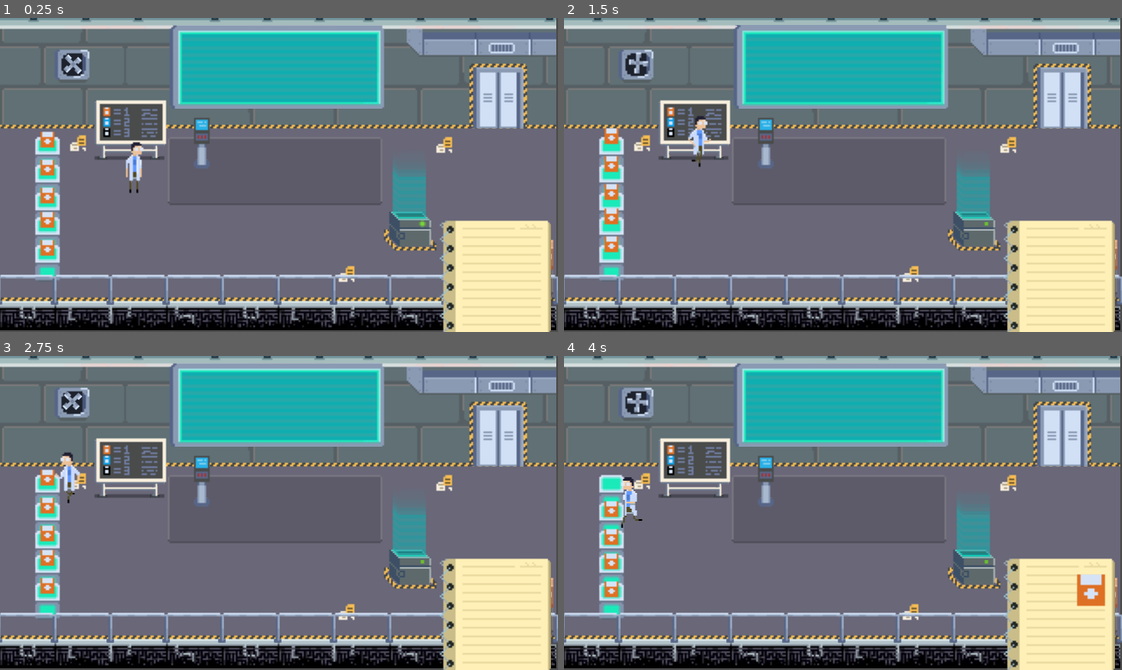
Above: before the commit, frames 1-4 (two rows, left to right).
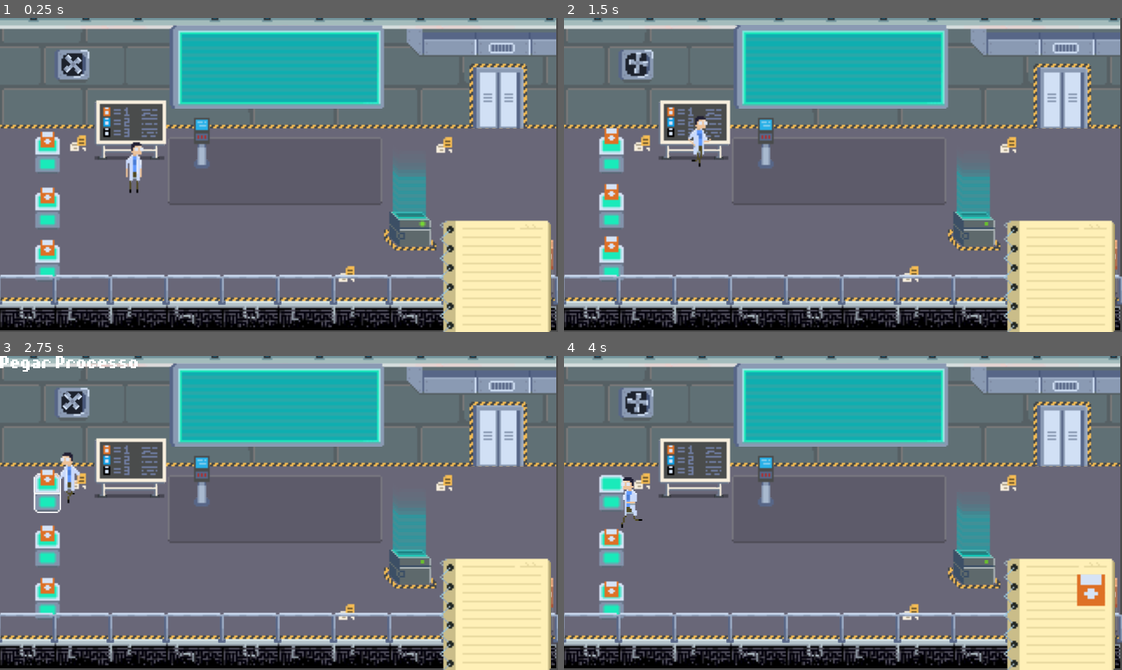
Above: after the commit, the same moments.

Repository: RohrGM/CPU-Quest
Game: Godot game, scene res://scene/Game.tscn
Same seed, same stepped clock (60 frames per second), same inputs: the game is played once before the commit and once after it.
Inputs:
- Up to frame 1 (0.25 s): no input
- Up to frame 2 (1.5 s): hold Space (interact) 0.53-1.28 s; hold W (move_up) from 0.53 s (still down); tap Space (interact) at 1.35 s
- Up to frame 3 (2.75 s): release W (move_up) at 2.03 s; hold A (move_left) from 2.03 s (still down); hold Space (interact) from 2.03 s (still down)
- Up to frame 4 (4 s): release Space (interact) at 2.78 s; tap Space (interact) at 2.85 s; release A (move_left) at 3.53 s; hold S (move_down) from 3.53 s (still down); hold Space (interact) from 3.53 s (still down)

The runs differ from the first frame. In frame 1, 0.8% of the frame differs, in the area x 6-11%, y 45-74%; in frame 2, 0.8%; in frame 3, 1.3%, in the area x 0-25%, y 0-74%; in frame 4, 0.8%.

Commit message:
drop card

Diff:
--- /dev/null
+++ b/assets/font/Dynamicfont.tres
@@ -0,0 +1,7 @@
+[gd_resource type="DynamicFont" load_steps=2 format=2]
+
+[ext_resource path="res://assets/font/Default.ttf" type="DynamicFontData" id=1]
+
+[resource]
+size = 9
+font_data = ExtResource( 1 )
--- a/packgescene/Player.tscn
+++ b/packgescene/Player.tscn
@@ -7,6 +7,8 @@
 [ext_resource path="res://script/AnimationPlayer.gd" type="Script" id=5]
 [ext_resource path="res://assets/img/gameDeniro.png" type="Texture" id=6]
 [ext_resource path="res://script/GUI.gd" type="Script" id=7]
+[ext_resource path="res://assets/img/card_2.png" type="Texture" id=8]
+[ext_resource path="res://assets/font/Dynamicfont.tres" type="DynamicFont" id=9]
 
 [sub_resource type="CircleShape2D" id=1]
 radius = 3.0
@@ -20,10 +22,10 @@
 [sub_resource type="ShaderMaterial" id=21]
 shader = ExtResource( 1 )
 
-[sub_resource type="AtlasTexture" id=19]
+[sub_resource type="AtlasTexture" id=32]
 flags = 4
-atlas = ExtResource( 6 )
-region = Rect2( 240, 32, 2, 2 )
+atlas = ExtResource( 8 )
+region = Rect2( 4, 7, 2, 2 )
 
 [sub_resource type="Animation" id=7]
 resource_name = "Idle"
@@ -117,6 +119,20 @@
 "values": [ {
 "args": [ true ],
 "method": "set_free_anim"
+} ]
+}
+tracks/5/type = "method"
+tracks/5/path = NodePath(".")
+tracks/5/interp = 1
+tracks/5/loop_wrap = true
+tracks/5/imported = false
+tracks/5/enabled = true
+tracks/5/keys = {
+"times": PoolRealArray( 0.8 ),
+"transitions": PoolRealArray( 1 ),
+"values": [ {
+"args": [  ],
+"method": "_end_send_card"
 } ]
 }
 
@@ -219,11 +235,11 @@
 [sub_resource type="AnimationNodeAnimation" id=13]
 animation = "Idle"
 
+[sub_resource type="AnimationNodeAnimation" id=14]
+animation = "Run"
+
 [sub_resource type="AnimationNodeAnimation" id=23]
 animation = "Push"
-
-[sub_resource type="AnimationNodeAnimation" id=14]
-animation = "Run"
 
 [sub_resource type="AnimationNodeAnimation" id=24]
 animation = "Take"
@@ -247,13 +263,13 @@
 [sub_resource type="AnimationNodeStateMachine" id=11]
 states/Idle/node = SubResource( 13 )
 states/Idle/position = Vector2( 230, 211 )
-states/Push/node = SubResource( 23 )
-states/Push/position = Vector2( 398, 211 )
 states/Run/node = SubResource( 14 )
 states/Run/position = Vector2( 230, 94 )
+states/Send/node = SubResource( 23 )
+states/Send/position = Vector2( 398, 211 )
 states/Take/node = SubResource( 24 )
 states/Take/position = Vector2( 51, 211 )
-transitions = [ "Idle", "Run", SubResource( 15 ), "Run", "Idle", SubResource( 16 ), "Idle", "Push", SubResource( 25 ), "Push", "Idle", SubResource( 26 ), "Take", "Idle", SubResource( 27 ), "Idle", "Take", SubResource( 28 ) ]
+transitions = [ "Idle", "Run", SubResource( 15 ), "Run", "Idle", SubResource( 16 ), "Idle", "Send", SubResource( 25 ), "Send", "Idle", SubResource( 26 ), "Take", "Idle", SubResource( 27 ), "Idle", "Take", SubResource( 28 ) ]
 start_node = "Idle"
 end_node = "Idle"
 
@@ -287,7 +303,7 @@
 texture = ExtResource( 3 )
 hframes = 4
 vframes = 14
-frame = 1
+frame = 2
 
 [node name="Shadow" type="Sprite" parent="Animation/Sprite"]
 visible = false
@@ -297,10 +313,9 @@
 texture = SubResource( 17 )
 
 [node name="Card" type="Sprite" parent="Animation/Sprite"]
-self_modulate = Color( 0.152941, 0.933333, 0.0156863, 1 )
 material = SubResource( 21 )
 position = Vector2( 7, 1 )
-texture = SubResource( 19 )
+texture = SubResource( 32 )
 
 [node name="AnimationPlayer" type="AnimationPlayer" parent="Animation"]
 root_node = NodePath("../..")
@@ -344,3 +359,8 @@
 margin_right = -18.0
 margin_bottom = -45.0
 rect_scale = Vector2( 2, 2 )
+
+[node name="Message" type="Label" parent="GUI/Control"]
+margin_right = 40.0
+margin_bottom = 14.0
+custom_fonts/font = ExtResource( 9 )
--- a/packgescene/Pod.tscn
+++ b/packgescene/Pod.tscn
@@ -20,7 +20,7 @@
 extents = Vector2( 8, 4.5 )
 
 [sub_resource type="RectangleShape2D" id=9]
-extents = Vector2( 10, 6 )
+extents = Vector2( 6, 3.5 )
 
 [sub_resource type="Animation" id=1]
 length = 0.001
@@ -85,7 +85,7 @@
 collision_mask = 2
 
 [node name="CollisionShape2D" type="CollisionShape2D" parent="Area2D"]
-position = Vector2( 0, -8 )
+position = Vector2( 8, -7.5 )
 shape = SubResource( 9 )
 
 [node name="AnimationPlayer" type="AnimationPlayer" parent="."]
--- a/project.godot
+++ b/project.godot
@@ -14,16 +14,6 @@
 "language": "GDScript",
 "path": "res://script/model/CardModel.gd"
 }, {
-"base": "StaticBody2D",
-"class": "IInteractable",
-"language": "GDScript",
-"path": "res://script/Interface/IInteractable.gd"
-}, {
-"base": "KinematicBody2D",
-"class": "IPlayer",
-"language": "GDScript",
-"path": "res://script/Interface/IPlayer.gd"
-}, {
 "base": "Node",
 "class": "PodModel",
 "language": "GDScript",
@@ -31,8 +21,6 @@
 } ]
 _global_script_class_icons={
 "CardModel": "",
-"IInteractable": "",
-"IPlayer": "",
 "PodModel": ""
 }
 
@@ -46,6 +34,7 @@
 
 window/size/width=320
 window/size/height=180
+window/size/fullscreen=true
 window/size/test_width=1280
 window/size/test_height=720
 window/stretch/mode="2d"
--- a/scene/Game.tscn
+++ b/scene/Game.tscn
@@ -47,14 +47,8 @@
 
 [node name="Objects" type="YSort" parent="."]
 
-[node name="Pod" parent="Objects" instance=ExtResource( 2 )]
-position = Vector2( 28, 96 )
-
 [node name="Pod2" parent="Objects" instance=ExtResource( 2 )]
 position = Vector2( 28, 112 )
-
-[node name="Pod3" parent="Objects" instance=ExtResource( 2 )]
-position = Vector2( 28, 126 )
 
 [node name="Pod4" parent="Objects" instance=ExtResource( 2 )]
 position = Vector2( 28, 142 )
--- a/script/GUI.gd
+++ b/script/GUI.gd
@@ -1,4 +1,8 @@
 extends CanvasLayer
 
 func set_card(card: CardModel) -> void:
-	$Control/Card.texture = load(card.get_path_img())
+	$Control/Card.texture = null if card == null else load(card.get_path_img())
+
+func set_message(message: String) -> void:
+	print('message: ', message)
+	$Control/Message.text = message
--- a/script/Interface/IInteractable.gd
+++ /dev/null
@@ -1,6 +0,0 @@
-extends StaticBody2D
-
-class_name IInteractable
-
-func interaction(player: IPlayer) -> void:
-	pass
--- a/script/Interface/IPlayer.gd
+++ /dev/null
@@ -1,6 +0,0 @@
-extends KinematicBody2D
-
-class_name IPlayer
-
-func take_card(card: CardModel) -> void:
-	pass
--- a/script/Player.gd
+++ b/script/Player.gd
@@ -1,35 +1,60 @@
-extends IPlayer
+extends KinematicBody2D
 
 var _card: CardModel
-var _interactable: IInteractable
+var _interactable: StaticBody2D
 var _anim: Node2D
+var _gui: CanvasLayer
+var _card_sprite: Sprite
 
-func _ready():
-	_anim = $Animation
+####### PUBLIC ###########################################################
+func set_interactable(interactable: StaticBody2D) -> void:
+	_interactable = interactable
+	_gui.set_message(_interactable.get_interaction_message())
 
-func _physics_process(_delta: float) -> void:
-	var input_vector : Vector2 = $MovimentPlayer.move(_delta, _anim.is_free())
-
-	_anim.update_anim_tree(input_vector)
-
-func _unhandled_input(event):
-	if event.is_action_pressed("interact"):
-		if(_interactable != null):
-			_interactable.interaction(self)
-
-func set_interactable(interactable: IInteractable) -> void:
-	_interactable = interactable
-
-func remove_interactable(interactable: IInteractable) -> void:
+func remove_interactable(interactable: StaticBody2D) -> void:
+	_gui.set_message('')
 	if _interactable == interactable:
 		_interactable = null
 
 func take_card(card: CardModel) -> void:
-	_card = card
 	_anim.change_anim("Take", false)
-	$GUI.set_card(_card)
+	_gui.set_message(_interactable.get_interaction_message())
+	_set_card(card)
+
+func send_card() -> void:
+	_start_send_card()
 
 func has_card() -> bool:
 	if _card == null:
 		return false
 	return true
+
+####### PRIVATE ##########################################################
+func _ready():
+	_anim = $Animation
+	_gui = $GUI
+	_card_sprite = $Animation/Sprite/Card
+
+func _physics_process(_delta: float) -> void:
+	var input_vector : Vector2 = $MovimentPlayer.move(_delta, _anim.is_free())
+	_anim.update_anim_tree(input_vector)
+
+func _unhandled_input(event):
+	if event.is_action_pressed("interact"):
+		if(_interactable != null and _anim.is_free()):
+			_interactable.interaction(self)
+
+func _set_card(card: CardModel) -> void:
+	_card = card
+	_gui.set_card(_card)
+	_card_sprite.texture.atlas = null if card == null else load(_card.get_path_img())
+
+func _start_send_card() -> void:
+	_anim.change_anim("Send", false)
+
+func _end_send_card() -> void:
+	_interactable.take_card(_card)
+	_gui.set_message(_interactable.get_interaction_message())
+	_set_card(null)
+
+####### SIGNALS ##########################################################
--- a/script/packege/PodScene.gd
+++ b/script/packege/PodScene.gd
@@ -1,24 +1,54 @@
-extends IInteractable
+extends StaticBody2D
 
-var pod: PodModel
-var card: CardModel
+var _card: CardModel
+var _message: String
 
+####### PUBLIC ###########################################################
+func interaction(player: KinematicBody2D) -> void:
+	if _has_card():
+		_send_card(player)
+		return
+	player.send_card()
+
+func take_card(card: CardModel) -> void:
+	_card = card
+	$Card.visible = true
+	$Card.set_sprite(card.get_path_img())
+	_message = "Pegar Processo"
+
+func get_interaction_message() -> String:
+	return _message
+
+####### PRIVATE ##########################################################
 func _ready():
-	pod = PodModel.new()
-	card = CardModel.new(5, 1)
+	_card = CardModel.new(5, 1)
+	$Card.set_sprite(_card.get_path_img())
+	_message = ''
 
-	$Card.set_sprite(card.get_path_img())
+func _send_card(player: KinematicBody2D) -> void:
+	$Card.visible = false
+	_message = "Largar Processo"
+	player.take_card(_card)
+	_card = null
 
-func interaction(player: IPlayer) -> void:
-	player.take_card(card)
-	$Card.visible = false
+func _has_card() -> bool:
+	if _card == null:
+		return false
+	return true
 
-func _on_Area2D_body_entered(_body):
-	if _body.is_in_group("Player") and not _body.has_card():
+####### SIGNALS ##########################################################
+func _on_Area2D_body_entered(_body) -> void:
+	if _body.is_in_group("Player"):
+		if _body.has_card() and _has_card():
+			print("aqui")
+			_message = ''
+			return
+
+		_message = "Largar Processo" if _body.has_card() and not _has_card() else "Pegar Processo"
 		$Selected.visible = true
 		_body.set_interactable(self)
 
-func _on_Area2D_body_exited(_body):
+func _on_Area2D_body_exited(_body) -> void:
 	if _body.is_in_group("Player"):
 		$Selected.visible = false
 		_body.remove_interactable(self)
Binary file added: assets/font/Default.ttf
Not shown: 1 places in packgescene/Player.tscn that only renumber resources
